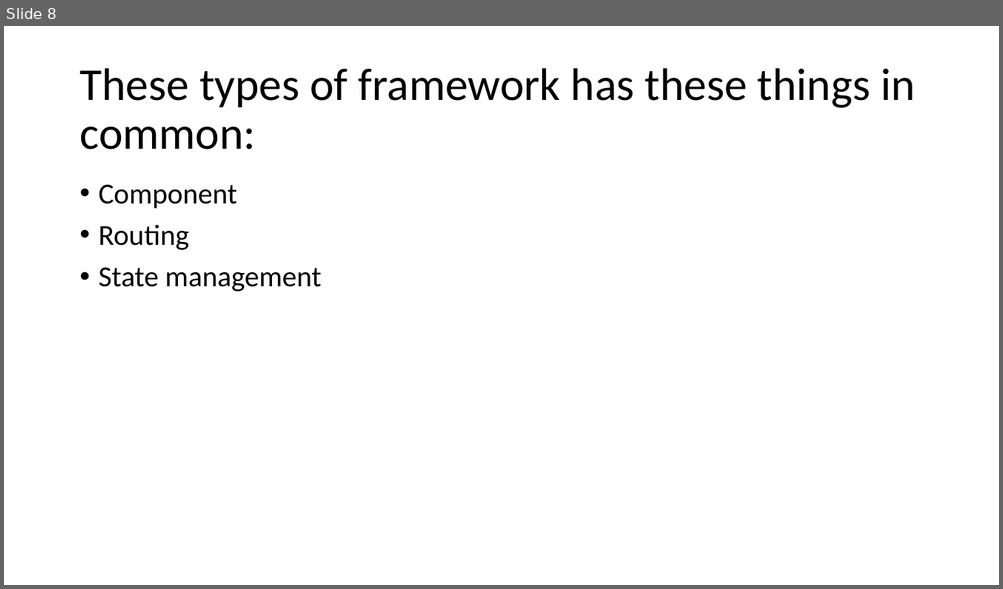
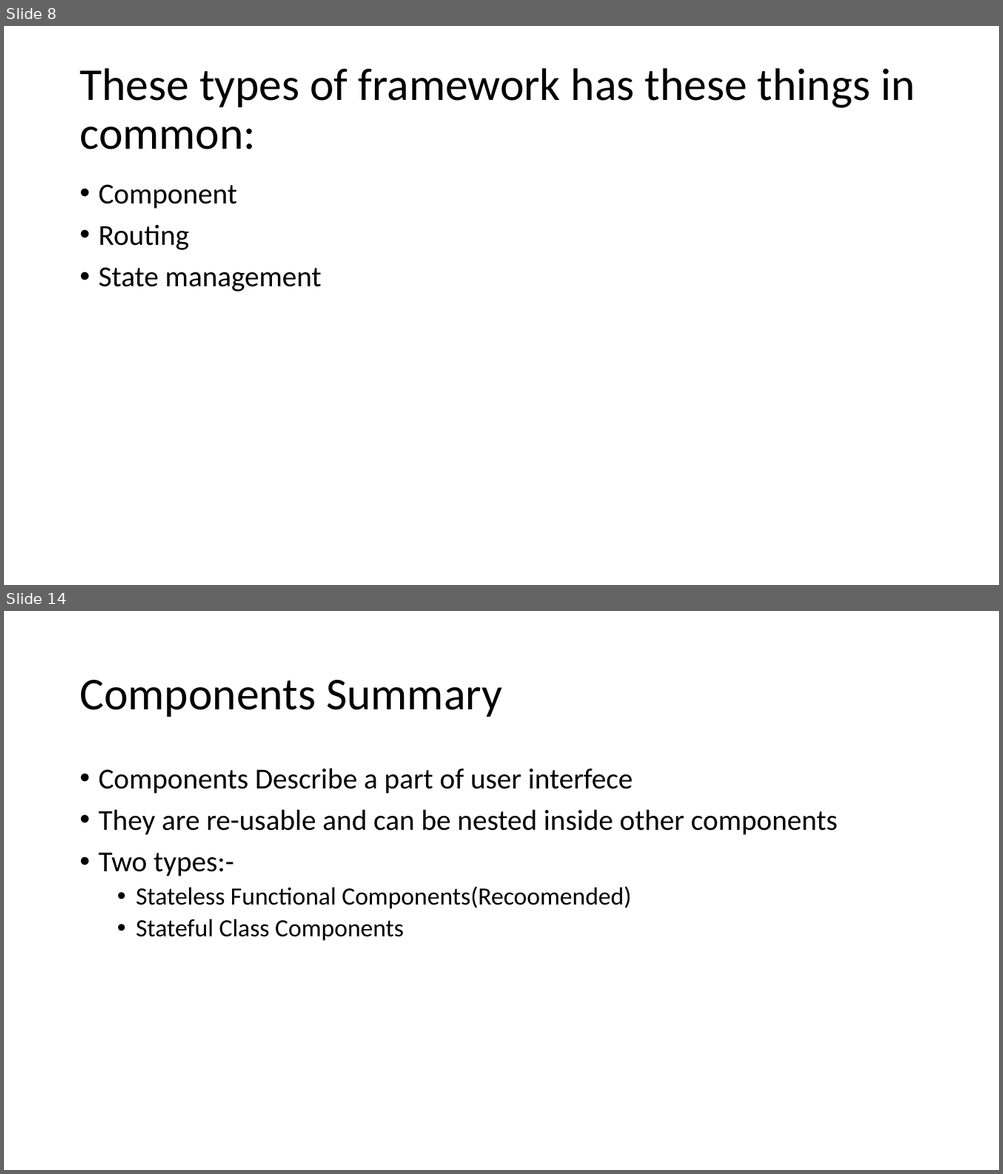
Before and after one commit to Prasundas99/Web-Development-Traning, a slide deck: 14.React/React.pptx. Shown one above the other, each under a label of ours: slide 8 before the commit, slides 8 and 14 after it; the slides between them are not shown. The pictures are 1003x589 and 1003x1174 pixels, drawn with LibreOffice and Linux fonts; fonts in the diff are those of the drawing. Boxes give left, top, right and bottom in pixels: in the first picture for what was removed or moved away, otherwise in the second. Text is boxed around its words. In the diff, an @@ line names an element or a change of style, - is before the commit and + after.

```diff
--- a/14.React/React.pptx
+++ b/14.React/React.pptx
@@ slide 14 added at (4, 611, 999, 1170), background #FFFFFF @@
@@ title added at (79, 680, 502, 717), 44 pt, text #000000 @@
+Components Summary
@@ text added at (99, 768, 837, 941), 28 pt, text #000000 @@
+• Components Describe a part of user interfece
+• They are re-usable and can be nested inside other components
+• Two types:-
+  • Stateless Functional Components(Recoomended)
+  • Stateful Class Components
```
Also in this commit, not shown: 1 slide changed, 7 other slides added, 23 other files.
